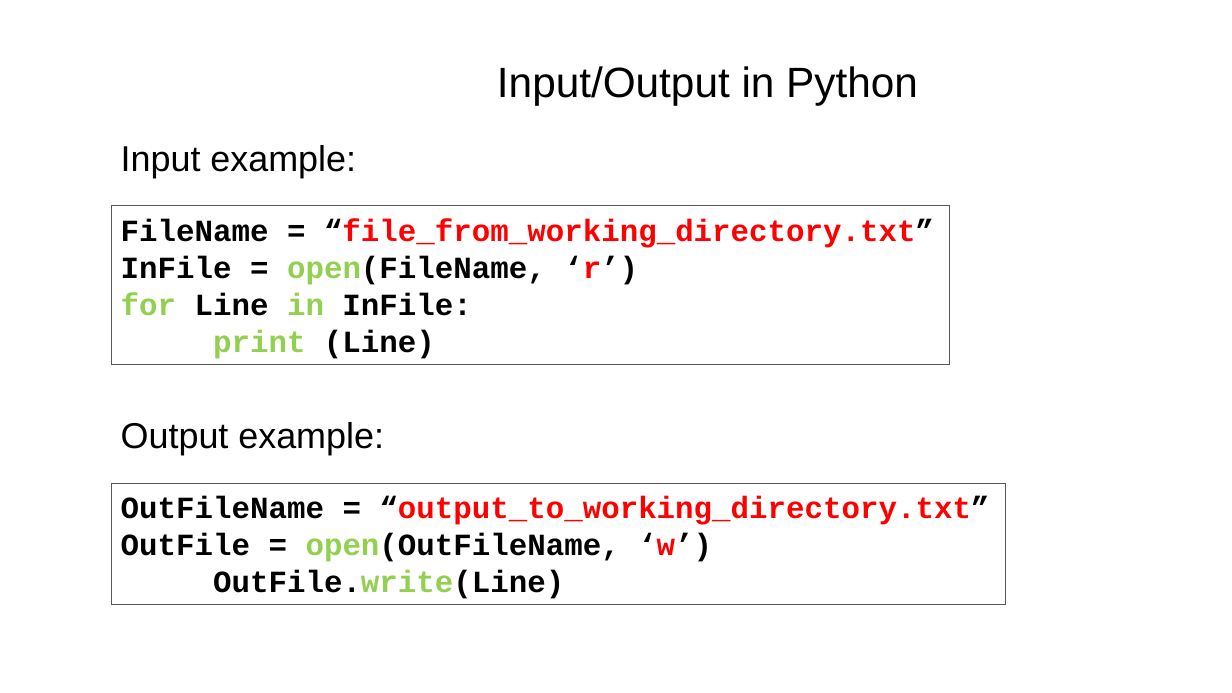
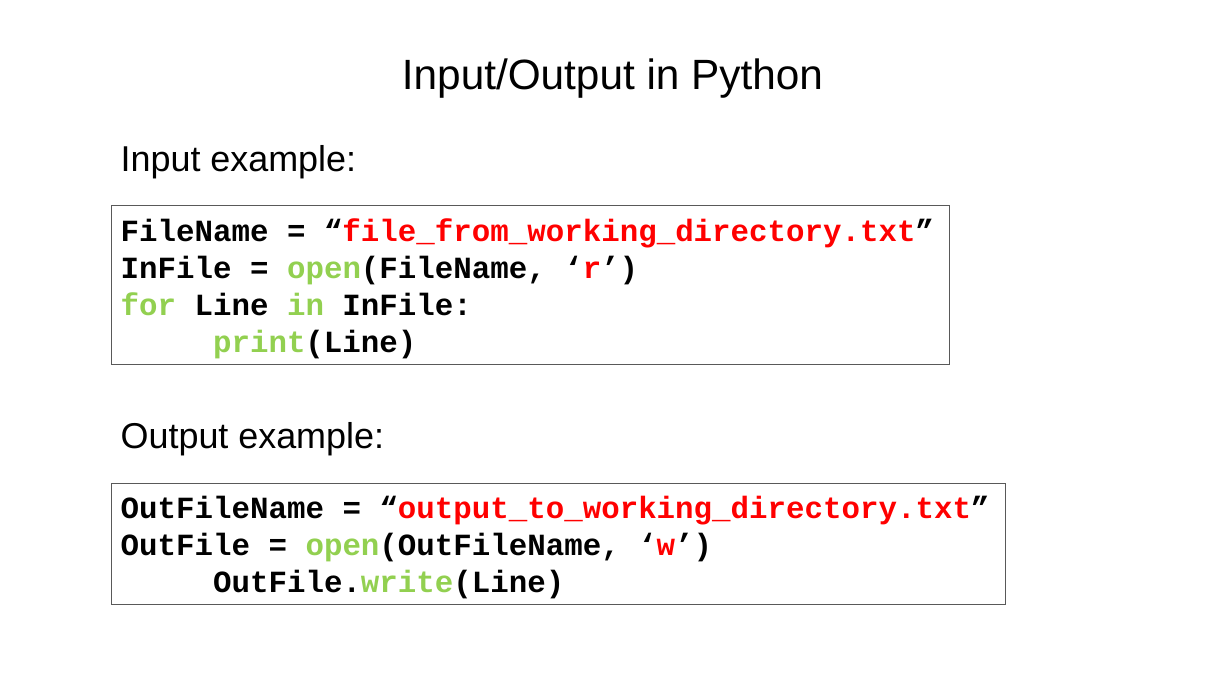
Before and after one commit to tparchman/F26_BIOL792, a slide deck: slide 21 of week5/week5_chap7_python_first_steps.pptx. Drawn at 1232x693 pixels with LibreOffice and Linux fonts; fonts in the diff are those of the drawing. Boxes give left, top, right and bottom in pixels: in the first picture for what was removed or moved away, otherwise in the second. Text is boxed around its words. In the diff, an @@ line names an element or a change of style, - is before the commit and + after.

```diff
--- a/week5/week5_chap7_python_first_steps.pptx
+++ b/week5/week5_chap7_python_first_steps.pptx
@@ text "Input/Output in Python": place and size @@
-text "Input/Output in Python" at [497,66,918,105]
+text "Input/Output in Python" at [402,58,823,98]
@@ text in rectangle at [213,330,416,359]: spaces changed @@
-print (Line)
+print(Line)
```
Also in this commit, not shown: 1 other slide changed.
